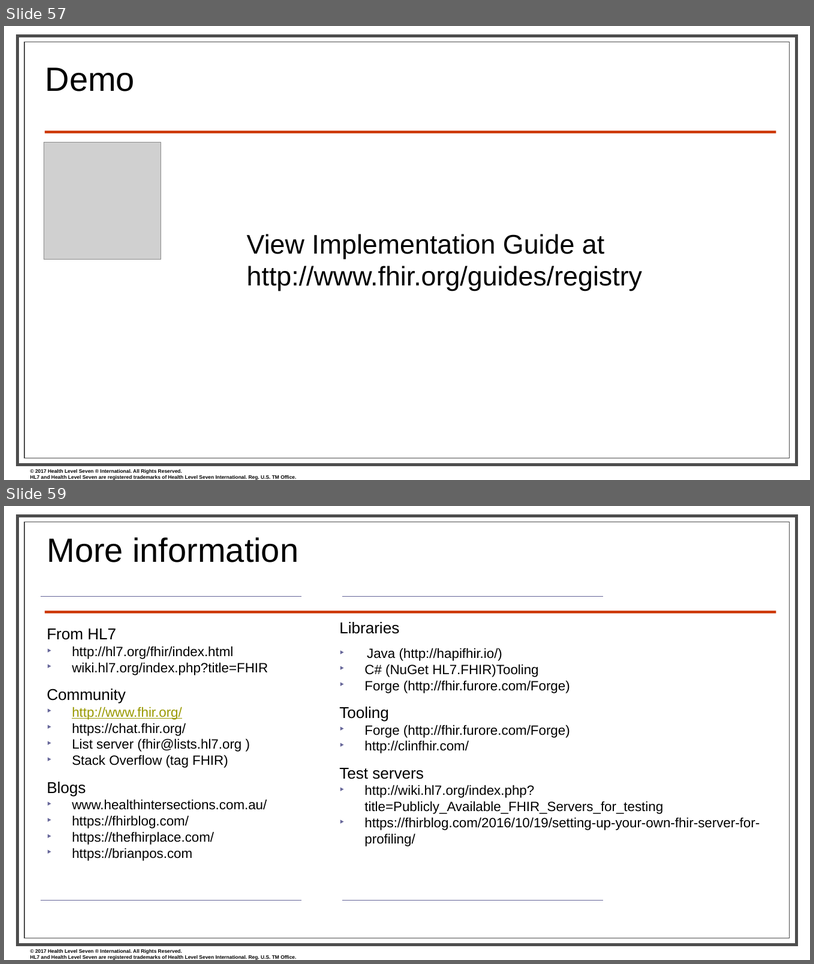
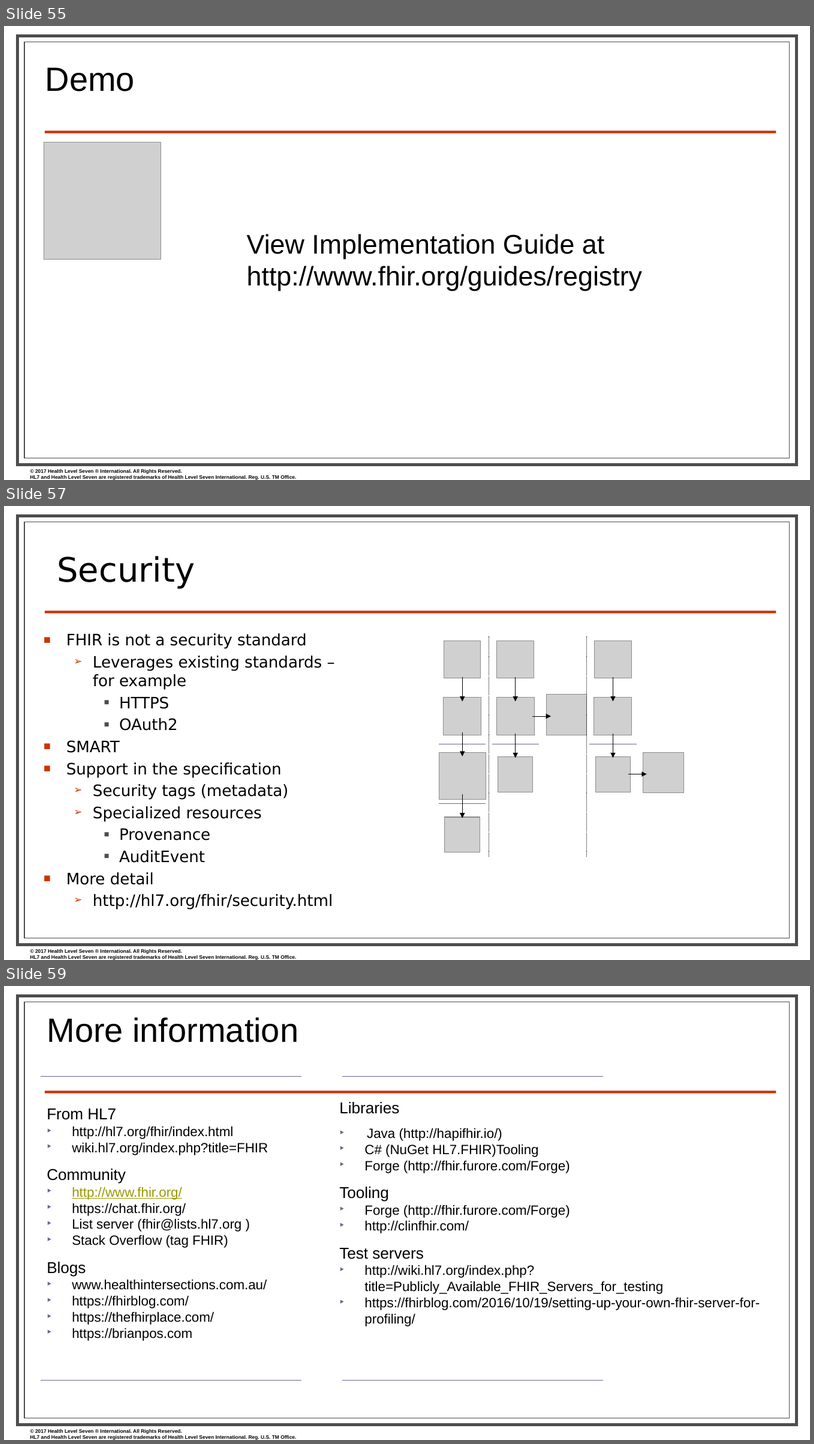
Before and after one commit to FHIR/documents, a slide deck: presentations/2018-01 Tutorials/Jan2018_FHIR for Clinicians.pptx. Shown one above the other, each under a label of ours: slides 57 and 59 before the commit, slides 55, 57 and 59 after it; the slides between them are not shown. The pictures are 814x964 and 814x1444 pixels, drawn with LibreOffice and Linux fonts; fonts in the diff are those of the drawing; grey boxes stand for pictures; background and template pictures are left out. Boxes give left, top, right and bottom in pixels: in the first picture for what was removed or moved away, otherwise in the second. Text is boxed around its words. In the diff, an @@ line names an element or a change of style, - is before the commit and + after.

```diff
--- a/presentations/2018-01 Tutorials/Jan2018_FHIR for Clinicians.pptx
+++ b/presentations/2018-01 Tutorials/Jan2018_FHIR for Clinicians.pptx
@@ slide 57 added at [4,506,810,960], background #FFFFFF; not listed: 4 template elements that a slide beside it also shows @@
@@ title added at [57,556,195,589], 40 pt, text #000000 @@
+Security
@@ text added at [66,633,333,909], 18.7 pt, text #000000 @@
+■ FHIR is not a security standard
+  ➢ Leverages existing standards –
+    for example
+    ■ HTTPS
+    ■ OAuth2
+■ SMART
+■ Support in the specification
+  ➢ Security tags (metadata)
+  ➢ Specialized resources
+    ■ Provenance
+    ■ AuditEvent
+■ More detail
+  ➢ http://hl7.org/fhir/security.html
@@ picture added at [444,641,482,678] @@
@@ line added from (489, 637) to (489, 857), #000000 0.75 pt dashed @@
@@ picture added at [497,641,534,678] @@
@@ line added from (587, 637) to (587, 857), #000000 0.75 pt dashed @@
@@ picture added at [595,641,632,678] @@
@@ arrow added from (462, 677) to (462, 702), #000000 0.75 pt @@
@@ arrow added from (516, 677) to (516, 702), #000000 0.75 pt @@
@@ arrow added from (613, 677) to (613, 702), #000000 0.75 pt @@
@@ picture added at [444,697,482,735] @@
@@ picture added at [497,697,535,735] @@
@@ picture added at [546,694,587,735] @@
@@ picture added at [594,697,633,735] @@
@@ arrow added from (533, 716) to (551, 716), #000000 0.75 pt @@
@@ arrow added from (462, 732) to (462, 756), #000000 0.75 pt @@
@@ arrow added from (516, 733) to (516, 757), #000000 0.75 pt @@
@@ arrow added from (613, 733) to (613, 757), #000000 0.75 pt @@
@@ line added from (439, 744) to (486, 744), #666699 1 pt @@
@@ picture added at [439,752,486,799] @@
@@ line added from (492, 744) to (539, 744), #666699 1 pt @@
@@ picture added at [498,756,533,792] @@
@@ line added from (590, 744) to (637, 744), #666699 1 pt @@
@@ picture added at [596,756,631,792] @@
@@ picture added at [644,752,684,793] @@
@@ arrow added from (629, 774) to (647, 774), #000000 0.75 pt @@
@@ line added from (439, 804) to (486, 804), #666699 1 pt @@
@@ arrow added from (462, 794) to (462, 817), #000000 0.75 pt @@
@@ picture added at [445,817,480,852] @@
@@ what was slide 57 is now slide 55 @@
```
Also in this commit, not shown: 10 slides changed, 2 other slides added, 3 slides removed.
